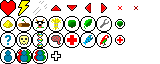
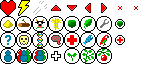
Two versions of the same layered image (160x64). Layer-by-layer changes:
painted on "Background" over box(64, 48, 112, 64)
